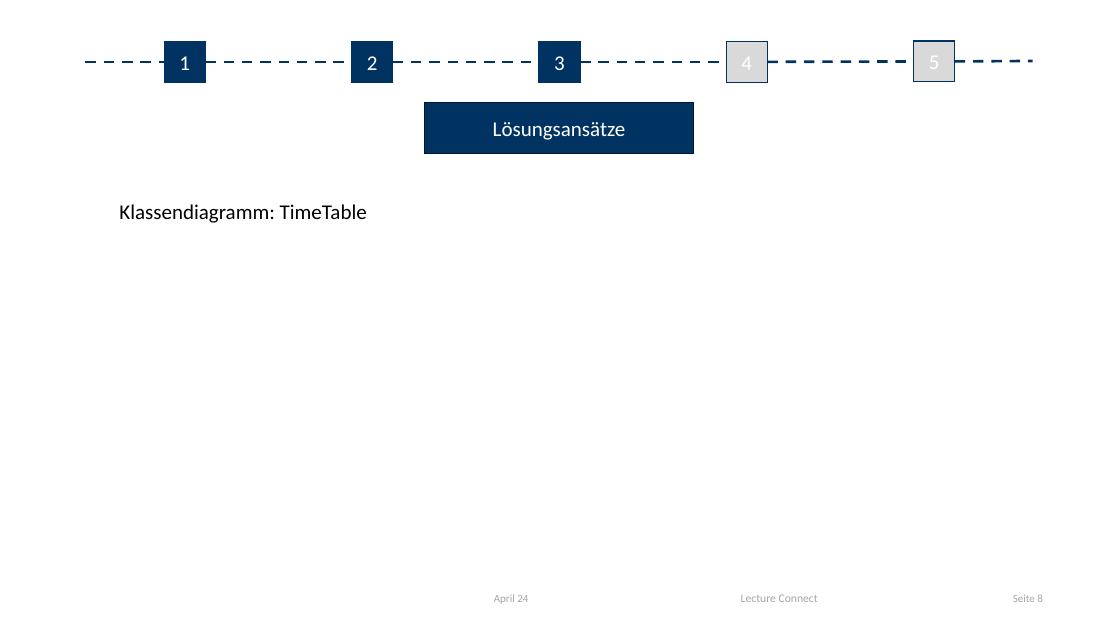
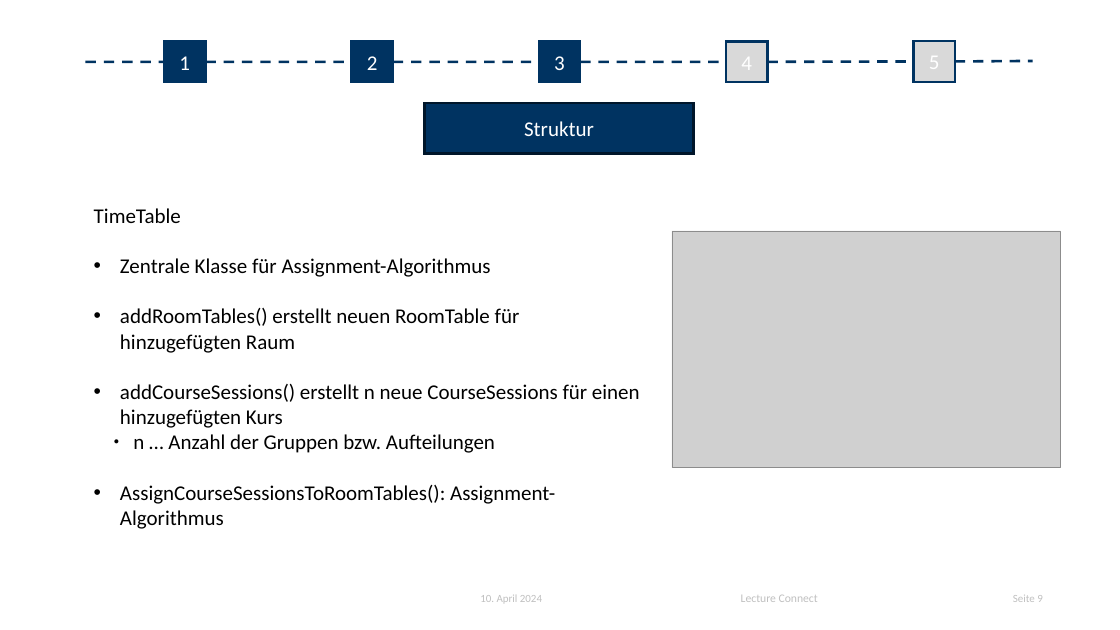
Before and after one commit to Darkuna/Lecture-Connect, a slide deck: slide 9 of Doku/Initiale Präsentation/pp-uniinnsbruck-vorlage-de-en-2023.pptx (slide 8 before the commit). Drawn at 1120x630 pixels with LibreOffice and Linux fonts; fonts in the diff are those of the drawing; grey boxes stand for pictures; background and template pictures are left out. Boxes give left, top, right and bottom in pixels: in the first picture for what was removed or moved away, otherwise in the second. Text is boxed around its words. In the diff, an @@ line names an element or a change of style, - is before the commit and + after.

```diff
--- a/Doku/Initiale Präsentation/pp-uniinnsbruck-vorlage-de-en-2023.pptx
+++ b/Doku/Initiale Präsentation/pp-uniinnsbruck-vorlage-de-en-2023.pptx
@@ rectangle "Struktur" at <box>424,103,693,154</box>: outline #00162B 1 pt to #00162A 2 pt @@
@@ text in rectangle at <box>524,121,594,136</box>: text changed @@
-Lösungsansätze
+Struktur
@@ text added at <box>94,208,640,529</box>, 18 pt, text #000000 @@
+TimeTable
+• Zentrale Klasse für Assignment-Algorithmus
+• addRoomTables() erstellt neuen RoomTable für hinzugefügten Raum
+• addCourseSessions() erstellt n neue CourseSessions für einen hinzugefügten Kurs
+  ● n … Anzahl der Gruppen bzw. Aufteilungen
+• AssignCourseSessionsToRoomTables(): Assignment-Algorithmus
@@ text removed at <box>119,204,367,223</box> @@
-Klassendiagramm: TimeTable
@@ picture added at <box>672,231,1060,468</box> @@
@@ text at <box>480,595,542,602</box>: text changed; size 9.3 to 9.4 pt; text colour #A5A5A5 to #C0C0C0 @@
-April 24
+10. April 2024
@@ text "Lecture Connect" at <box>741,595,818,602</box>: text colour #A5A5A5 to #C0C0C0 @@
@@ page number at <box>1013,595,1043,602</box>: text changed; size 9.3 to 9.4 pt; text colour #A5A5A5 to #C0C0C0 @@
-Seite 8
+Seite 9
```
Also in this commit, not shown: 11 other slides changed, 1 slide added, 1 other file.
